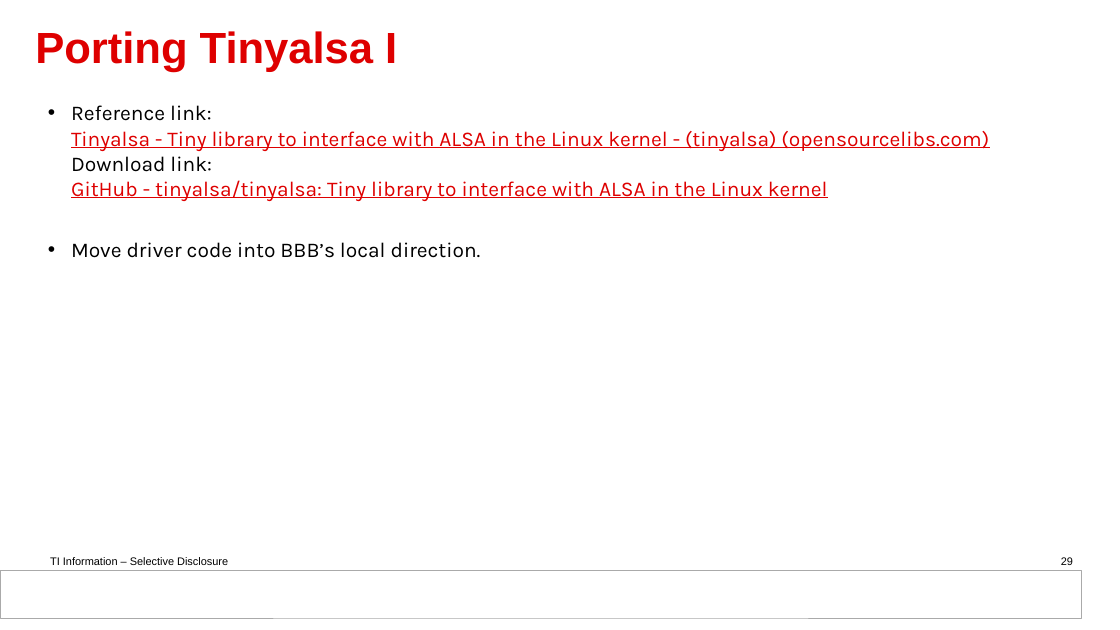
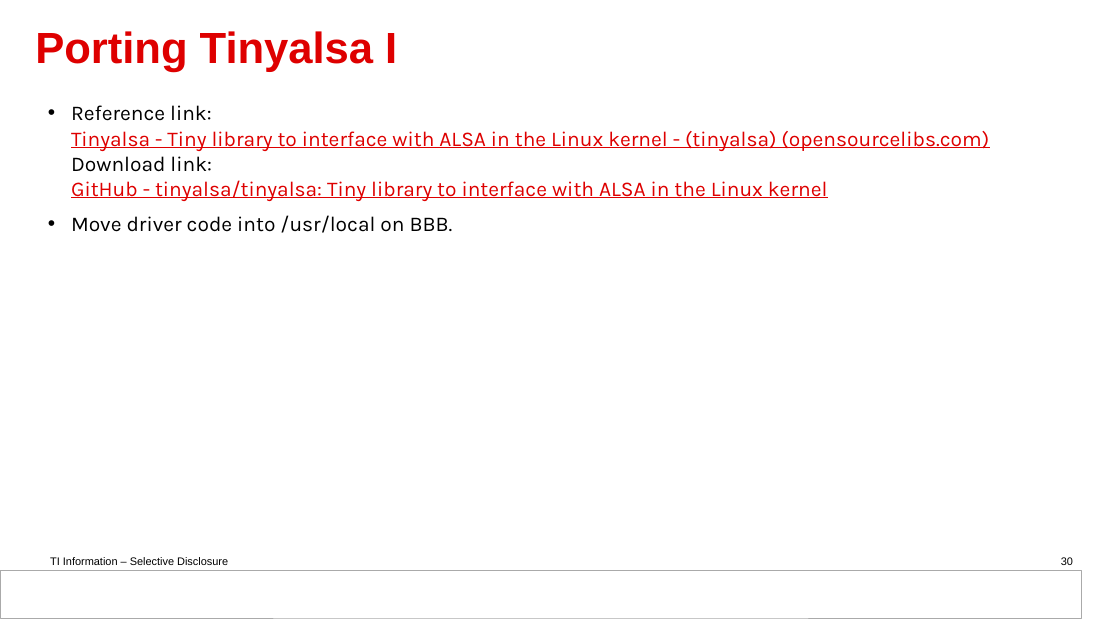
Before and after one commit to DynamicDevices/tas2781-linux-driver, a slide deck: slide 30 of doc/Guideline for tas2781 Linux driver based on BBB.pptx (slide 29 before the commit). Drawn at 1120x630 pixels with LibreOffice and Linux fonts; fonts in the diff are those of the drawing; background and template pictures are left out. Boxes give left, top, right and bottom in pixels: in the first picture for what was removed or moved away, otherwise in the second. Text is boxed around its words. In the diff, an @@ line names an element or a change of style, - is before the commit and + after.

```diff
--- a/doc/Guideline for tas2781 Linux driver based on BBB.pptx
+++ b/doc/Guideline for tas2781 Linux driver based on BBB.pptx
@@ text at (71,215,453,233): text changed @@
-• Move driver code into BBB’s local direction.
+• Move driver code into /usr/local on BBB.
@@ page number at (1061,557,1073,565): text changed @@
-29
+30
```
Also in this commit, not shown: 7 other slides changed, 1 slide added.
